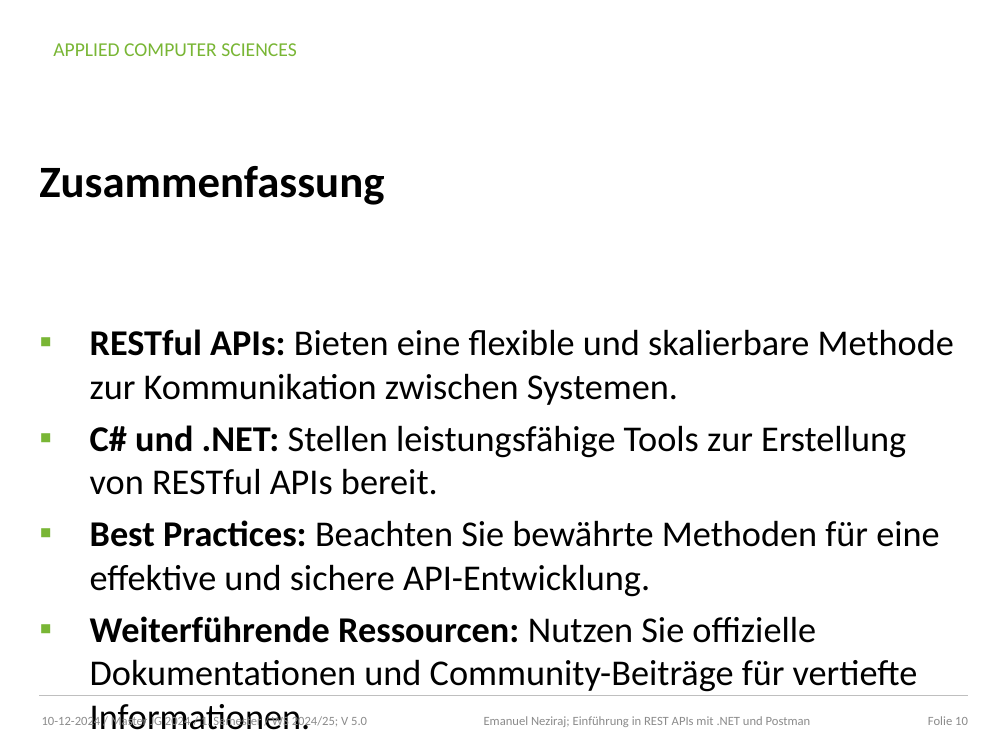
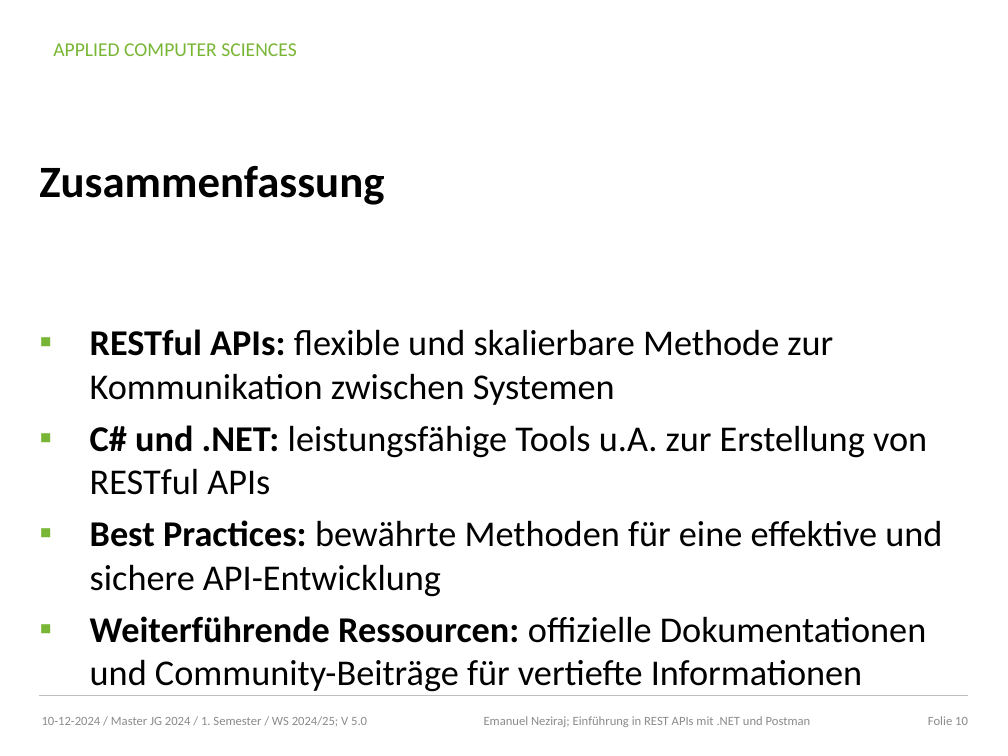
Before and after one commit to emanuelneziraj/techdemo-restapi, a slide deck: slide 10 of Präsentation-REST-API.pptx. Drawn at 1008x756 pixels with LibreOffice and Linux fonts; fonts in the diff are those of the drawing; background and template pictures are left out. Boxes give left, top, right and bottom in pixels: in the first picture for what was removed or moved away, otherwise in the second. Text is boxed around its words. In the diff, an @@ line names an element or a change of style, - is before the commit and + after.

Commit message:
presentation

```diff
--- a/Präsentation-REST-API.pptx
+++ b/Präsentation-REST-API.pptx
@@ text at <box>90,329,942,692</box>: text changed @@
-▪ RESTful APIs: Bieten eine flexible und skalierbare Methode zur Kommunikation zwischen Systemen.
-▪ C# und .NET: Stellen leistungsfähige Tools zur Erstellung von RESTful APIs bereit.
-▪ Best Practices: Beachten Sie bewährte Methoden für eine effektive und sichere API-Entwicklung.
-▪ Weiterführende Ressourcen: Nutzen Sie offizielle Dokumentationen und Community-Beiträge für vertiefte Informationen.
+▪ RESTful APIs: flexible und skalierbare Methode zur Kommunikation zwischen Systemen
+▪ C# und .NET: leistungsfähige Tools u.A. zur Erstellung von RESTful APIs
+▪ Best Practices: bewährte Methoden für eine effektive und sichere API-Entwicklung
+▪ Weiterführende Ressourcen: offizielle Dokumentationen und Community-Beiträge für vertiefte Informationen
```
Also in this commit, not shown: 5 other slides changed.
